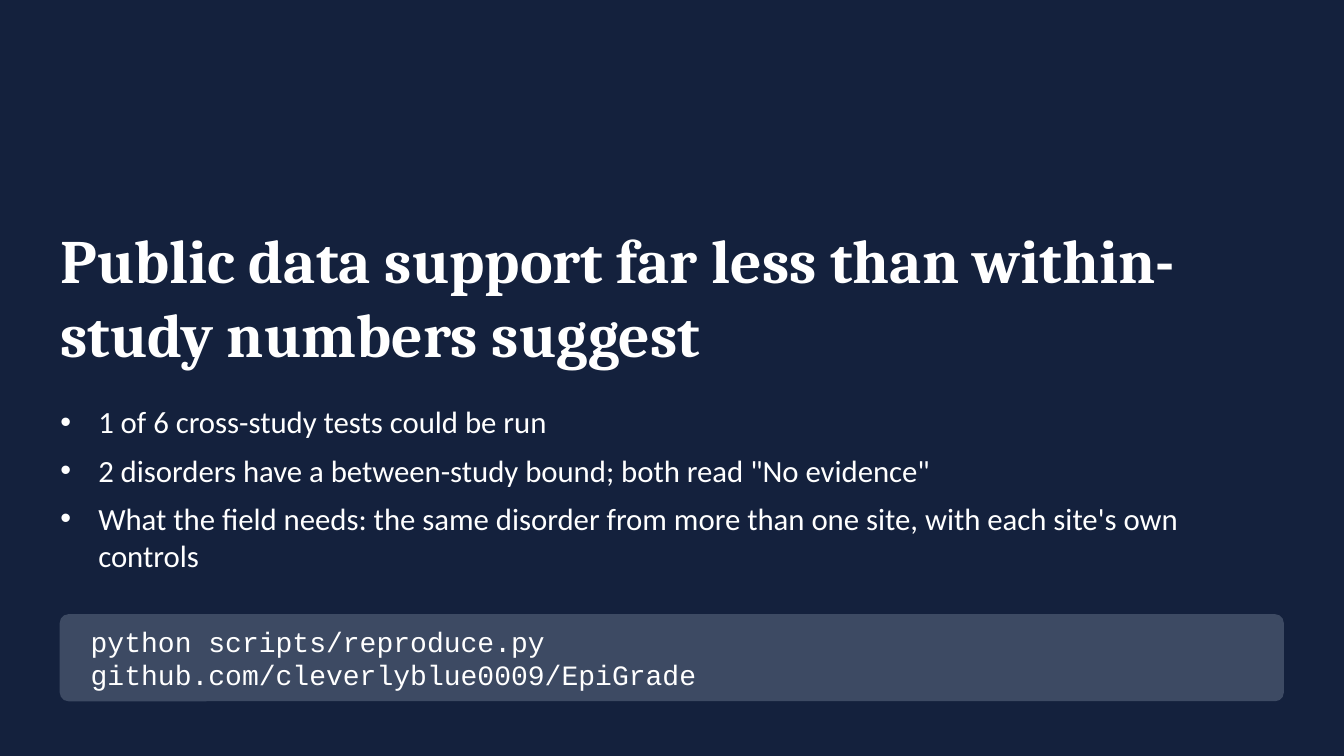
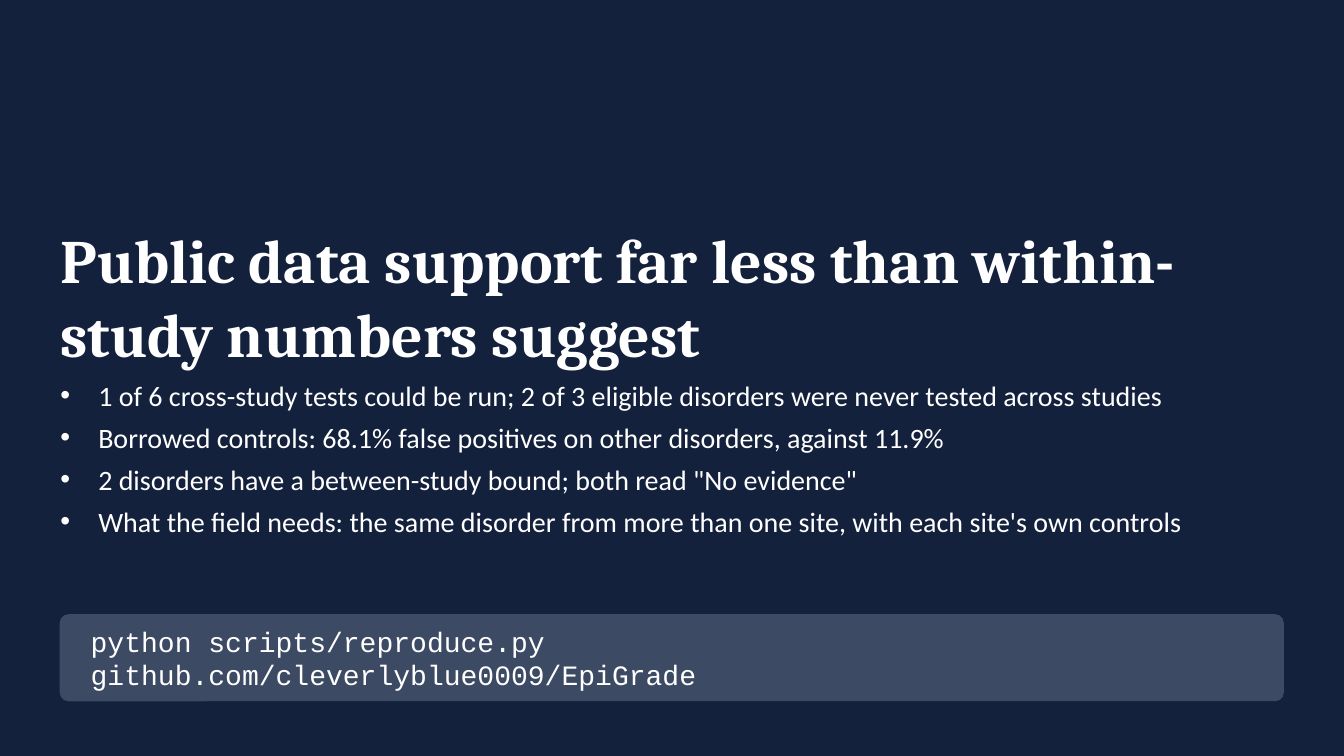
Before and after one commit to cleverlyblue0009/EpiGrade, a slide deck: slide 16 of presentation/EpiGrade_slides.pptx (slide 15 before the commit). Drawn at 1344x756 pixels with LibreOffice and Linux fonts; fonts in the diff are those of the drawing. Boxes give left, top, right and bottom in pixels: in the first picture for what was removed or moved away, otherwise in the second. Text is boxed around its words. In the diff, an @@ line names an element or a change of style, - is before the commit and + after.

```diff
--- a/presentation/EpiGrade_slides.pptx
+++ b/presentation/EpiGrade_slides.pptx
@@ text "1 of 6 cross-study tests ...": place and size @@
-text "1 of 6 cross-study tests ..." at box(98, 411, 1178, 568)
+text "1 of 6 cross-study tests ..." at box(98, 386, 1181, 536)
@@ text at box(98, 386, 1162, 453): text changed; size 22 to 20 pt @@
-• 1 of 6 cross-study tests could be run
+• 1 of 6 cross-study tests could be run; 2 of 3 eligible disorders were never tested across studies
+• Borrowed controls: 68.1% false positives on other disorders, against 11.9%
@@ text at box(98, 470, 1181, 536): size 22 to 20 pt in "2 disorders have a between-study bound; both ...", "What the field needs: the same disorder ..."; less space between paragraphs @@
```
Also in this commit, not shown: 4 other slides changed, 1 slide added, 24 other files.
